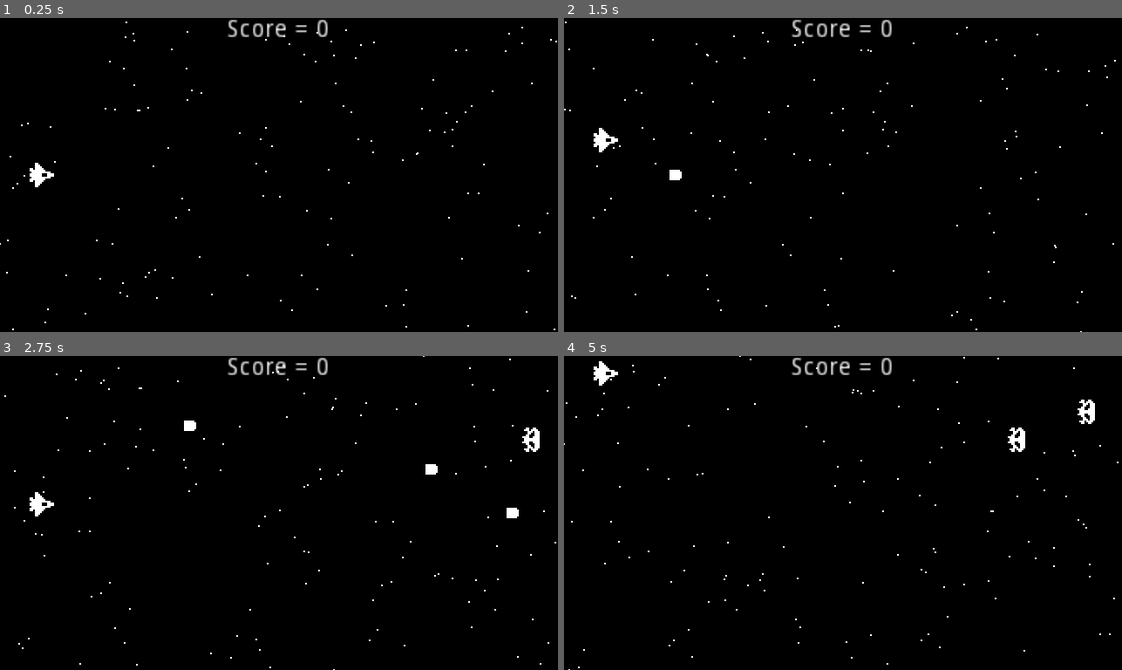
Above: before the commit, frames 1-4 (two rows, left to right).
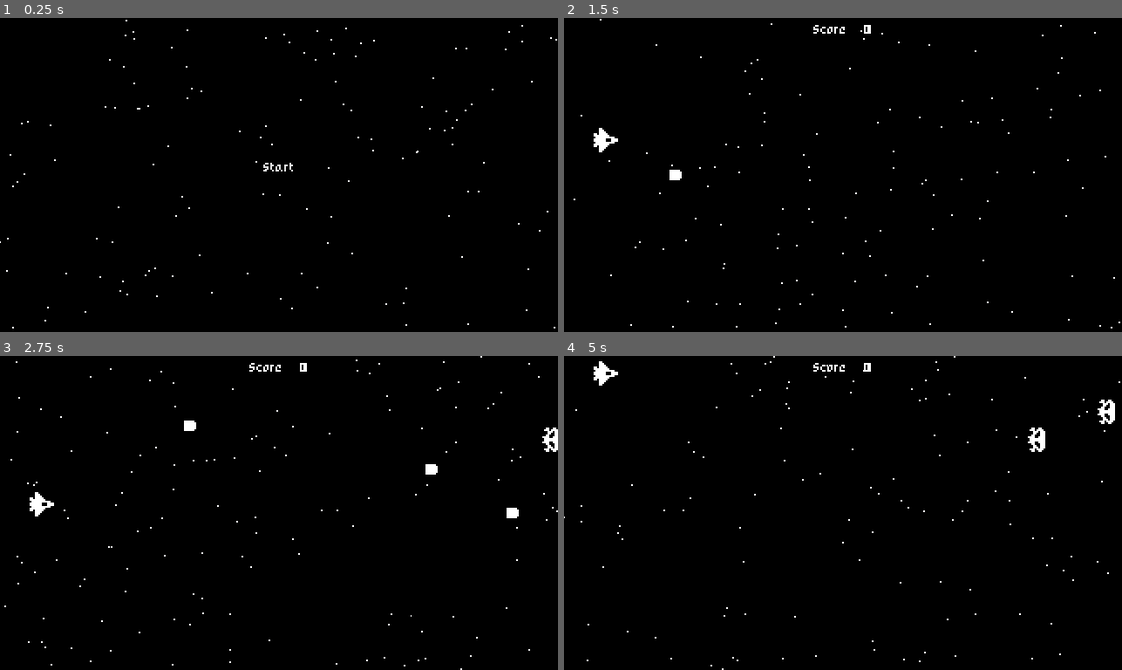
Above: after the commit, the same moments.

Repository: Flex814/SpaceShooter
Game: Godot game, scene res://StartMenu.tscn
Two runs of this game, one before a commit and one after it. Both use one fixed random seed, a clock stepped at 60 frames per second and the inputs below. Before the commit the project starts from res://World.tscn.
Inputs (mouse positions are in pixels of both pictures, inside the frame that each line leads up to):
- Up to frame 1 (0.25 s): no input
- Up to frame 2 (1.5 s): click (843, 168) at 0.5 s, where only the run after the commit has a clickable "Start"; tap Enter (ui_accept) at 1.25 s; hold Up (ui_up) from 1.28 s (still down)
- Up to frame 3 (2.75 s): tap Enter (ui_accept) at 1.52, 2.27 s; release Up (ui_up) at 2.03 s; hold Down (ui_down) from 2.03 s (still down)
- Up to frame 4 (5 s): release Down (ui_down) at 2.78 s; hold Up (ui_up) 2.78-4.28 s; tap Enter (ui_accept) at 3.77, 4.52 s; hold Down (ui_down) from 4.28 s (still down)

The runs differ from the first frame. In frame 1, 1.0% of the frame differs, in the area x 0-100%, y 0-100%; in frame 2, 0.9%; in frame 3, 1.2%; in frame 4, 1.5%.

Commit message:
custom font + changing scenes

Diff:
--- /dev/null
+++ b/PixelFont.tres
@@ -0,0 +1,7 @@
+[gd_resource type="DynamicFont" load_steps=2 format=2]
+
+[ext_resource path="res://PixelRPG.ttf" type="DynamicFontData" id=1]
+
+[resource]
+size = 6
+font_data = ExtResource( 1 )
--- /dev/null
+++ b/Stars.tscn
@@ -0,0 +1,20 @@
+[gd_scene load_steps=2 format=2]
+
+[sub_resource type="ParticlesMaterial" id=1]
+emission_shape = 2
+emission_box_extents = Vector3( 1, 90, 1 )
+flag_disable_z = true
+spread = 0.0
+gravity = Vector3( 0, 0, 0 )
+initial_velocity = -100.0
+initial_velocity_random = 0.5
+orbit_velocity = 0.0
+orbit_velocity_random = 0.0
+
+[node name="Stars" type="Particles2D"]
+position = Vector2( 320, 90 )
+amount = 200
+lifetime = 7.0
+preprocess = 11.07
+visibility_rect = Rect2( -10, -10, 20, 20 )
+process_material = SubResource( 1 )
--- /dev/null
+++ b/StartMenu.gd
@@ -0,0 +1,6 @@
+extends Control
+
+
+
+func _on_StartButton_pressed():
+	get_tree().change_scene("res://World.tscn")
--- /dev/null
+++ b/StartMenu.tscn
@@ -0,0 +1,38 @@
+[gd_scene load_steps=5 format=2]
+
+[ext_resource path="res://PixelFont.tres" type="DynamicFont" id=1]
+[ext_resource path="res://Stars.tscn" type="PackedScene" id=2]
+[ext_resource path="res://StartMenu.gd" type="Script" id=3]
+
+[sub_resource type="StyleBoxEmpty" id=1]
+
+[node name="StartMenu" type="Control"]
+anchor_right = 1.0
+anchor_bottom = 1.0
+script = ExtResource( 3 )
+
+[node name="ColorRect" type="ColorRect" parent="."]
+anchor_right = 1.0
+anchor_bottom = 1.0
+color = Color( 0, 0, 0, 1 )
+
+[node name="Stars" parent="." instance=ExtResource( 2 )]
+position = Vector2( 320, 89 )
+
+[node name="StartButton" type="Button" parent="."]
+anchor_left = 0.5
+anchor_top = 0.5
+anchor_right = 0.5
+anchor_bottom = 0.5
+margin_left = -27.0
+margin_top = -10.0
+margin_right = 28.0
+margin_bottom = 2.0
+custom_fonts/font = ExtResource( 1 )
+custom_styles/hover = SubResource( 1 )
+custom_styles/pressed = SubResource( 1 )
+custom_styles/focus = SubResource( 1 )
+custom_styles/normal = SubResource( 1 )
+text = "Start"
+
+[connection signal="pressed" from="StartButton" to="." method="_on_StartButton_pressed"]
--- a/World.tscn
+++ b/World.tscn
@@ -1,19 +1,10 @@
-[gd_scene load_steps=5 format=2]
+[gd_scene load_steps=6 format=2]
 
 [ext_resource path="res://Ship.tscn" type="PackedScene" id=1]
 [ext_resource path="res://World.gd" type="Script" id=2]
 [ext_resource path="res://EnemySpawner.tscn" type="PackedScene" id=3]
-
-[sub_resource type="ParticlesMaterial" id=1]
-emission_shape = 2
-emission_box_extents = Vector3( 1, 90, 1 )
-flag_disable_z = true
-spread = 0.0
-gravity = Vector3( 0, 0, 0 )
-initial_velocity = -100.0
-initial_velocity_random = 0.5
-orbit_velocity = 0.0
-orbit_velocity_random = 0.0
+[ext_resource path="res://PixelFont.tres" type="DynamicFont" id=4]
+[ext_resource path="res://Stars.tscn" type="PackedScene" id=5]
 
 [node name="World" type="Node" groups=["World"]]
 script = ExtResource( 2 )
@@ -26,13 +17,7 @@
 "_edit_lock_": true
 }
 
-[node name="Stars" type="Particles2D" parent="."]
-position = Vector2( 320, 90 )
-amount = 200
-lifetime = 7.0
-preprocess = 11.07
-visibility_rect = Rect2( -10, -10, 20, 20 )
-process_material = SubResource( 1 )
+[node name="Stars" parent="." instance=ExtResource( 5 )]
 
 [node name="Ship" parent="." instance=ExtResource( 1 )]
 position = Vector2( 24, 90 )
@@ -44,5 +29,7 @@
 [node name="ScoreLabel" type="Label" parent="."]
 anchor_right = 1.0
 margin_bottom = 14.0
+custom_fonts/font = ExtResource( 4 )
 text = "Score = 0"
 align = 1
+valign = 1
--- a/project.godot
+++ b/project.godot
@@ -11,7 +11,7 @@
 [application]
 
 config/name="Space Shooter"
-run/main_scene="res://World.tscn"
+run/main_scene="res://StartMenu.tscn"
 config/icon="res://icon.png"
 
 [display]
Binary file added: PixelRPG.ttf
